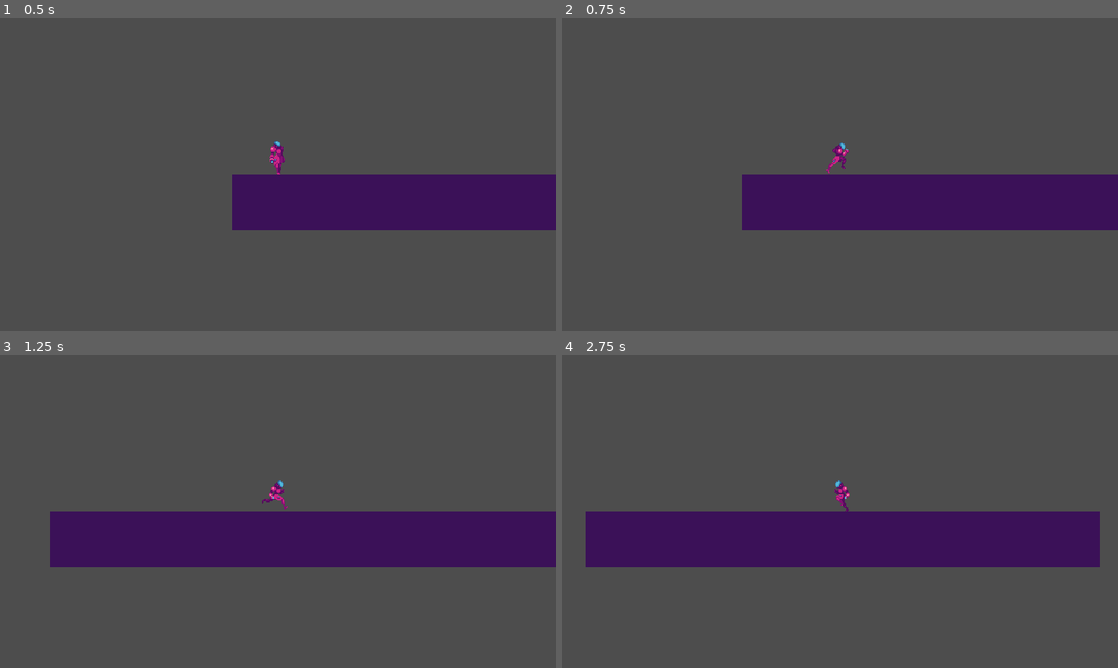
Above: before the commit, frames 1-4 (two rows, left to right).
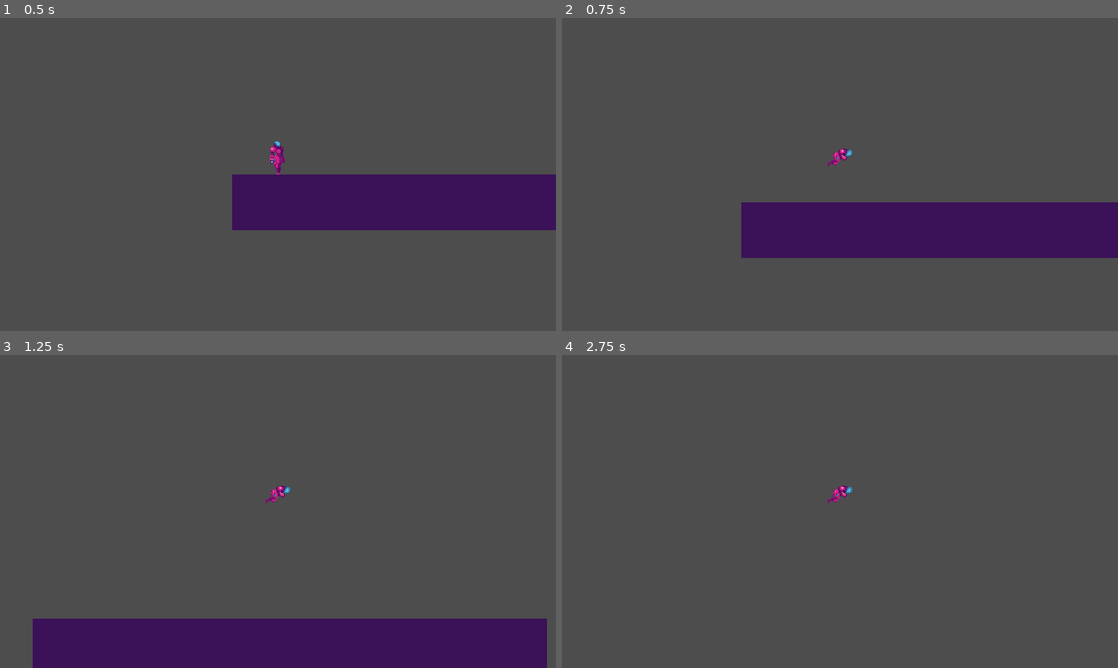
Above: after the commit, the same moments.

Repository: rapidvectors/godot-tutorial-2d-chronobot
Game: Godot game, scene res://levels/level.tscn
Same seed, same stepped clock (60 frames per second), same inputs: the game is played once before the commit and once after it.
Inputs:
- Up to frame 1 (0.5 s): no input
- Up to frame 2 (0.75 s): hold D (move_right) from 0.53 s (still down); tap Space (jump, bound only after the commit) at 0.6 s
- Up to frame 3 (1.25 s): keep holding D (move_right); tap Space (jump, bound only after the commit) at 0.77, 1.07 s
- Up to frame 4 (2.75 s): tap Space (jump, bound only after the commit) at 1.35, 1.52, 1.82, 2.1 s; release D (move_right) at 2.03 s; hold A (move_left) from 2.03 s (still down)

Frame 1 is identical in both runs. In frame 2, 12% of the frame differs, in the area x 32-100%, y 39-77%; in frame 3, 31%, in the area x 5-100%, y 40-100%; in frame 4, 17%.

Commit message:
Created the player jump state and animations

Diff:
--- a/Chronobot/player/player.gd
+++ b/Chronobot/player/player.gd
@@ -4,8 +4,10 @@
 
 const GRAVITY = 1000
 const SPEED = 300
+const JUMP = -300
+const JUMP_HORIZONTAL = 100
 
-enum State { Idle, Run }
+enum State { Idle, Run, Jump }
 
 var current_state
 
@@ -17,10 +19,13 @@
 	player_falling(delta)
 	player_idle(delta)
 	player_run(delta)
+	player_jump(delta)
 
 	move_and_slide()
 
 	player_animations()
+
+	print("State: ", State.keys()[current_state])
 
 
 func player_falling(delta):
@@ -34,6 +39,9 @@
 
 
 func player_run(delta):
+	if !is_on_floor():
+		return
+
 	var direction = Input.get_axis("move_left", "move_right")
 
 	if direction:
@@ -46,8 +54,20 @@
 		animated_sprite_2d.flip_h = false if direction > 0 else true
 
 
+func player_jump(delta):
+	if Input.is_action_just_pressed("jump"):
+		velocity.y = JUMP
+		current_state = State.Jump
+
+	if !is_on_floor() and current_state == State.Jump:
+		var direction = Input.get_axis("move_left", "move_right")
+		velocity.x += direction * JUMP_HORIZONTAL * delta
+
+
 func player_animations():
 	if current_state == State.Idle:
 		animated_sprite_2d.play("idle")
 	elif  current_state == State.Run:
 		animated_sprite_2d.play("run")
+	elif current_state == State.Jump:
+		animated_sprite_2d.play("jump")
--- a/Chronobot/player/player.tscn
+++ b/Chronobot/player/player.tscn
@@ -1,8 +1,9 @@
-[gd_scene load_steps=20 format=3 uid="uid://bfcmjoltsmsed"]
+[gd_scene load_steps=27 format=3 uid="uid://bfcmjoltsmsed"]
 
 [ext_resource type="Script" path="res://player/player.gd" id="1_wqxfn"]
 [ext_resource type="Texture2D" uid="uid://gnuwn56p7uf0" path="res://player/player-idle.png" id="1_xd272"]
 [ext_resource type="Texture2D" uid="uid://lth80kl62757" path="res://player/player-run.png" id="2_857uo"]
+[ext_resource type="Texture2D" uid="uid://d0cfpvhpomjoi" path="res://player/player-jump.png" id="3_gm186"]
 
 [sub_resource type="AtlasTexture" id="AtlasTexture_ei0ll"]
 atlas = ExtResource("1_xd272")
@@ -19,6 +20,30 @@
 [sub_resource type="AtlasTexture" id="AtlasTexture_auwp0"]
 atlas = ExtResource("1_xd272")
 region = Rect2(240, 0, 80, 80)
+
+[sub_resource type="AtlasTexture" id="AtlasTexture_0kess"]
+atlas = ExtResource("3_gm186")
+region = Rect2(0, 0, 80, 80)
+
+[sub_resource type="AtlasTexture" id="AtlasTexture_aw2nh"]
+atlas = ExtResource("3_gm186")
+region = Rect2(80, 0, 80, 80)
+
+[sub_resource type="AtlasTexture" id="AtlasTexture_unn8h"]
+atlas = ExtResource("3_gm186")
+region = Rect2(160, 0, 80, 80)
+
+[sub_resource type="AtlasTexture" id="AtlasTexture_waawt"]
+atlas = ExtResource("3_gm186")
+region = Rect2(240, 0, 80, 80)
+
+[sub_resource type="AtlasTexture" id="AtlasTexture_ty2c8"]
+atlas = ExtResource("3_gm186")
+region = Rect2(320, 0, 80, 80)
+
+[sub_resource type="AtlasTexture" id="AtlasTexture_hnn7c"]
+atlas = ExtResource("3_gm186")
+region = Rect2(400, 0, 80, 80)
 
 [sub_resource type="AtlasTexture" id="AtlasTexture_ehhpq"]
 atlas = ExtResource("2_857uo")
@@ -86,6 +111,29 @@
 }, {
 "frames": [{
 "duration": 1.0,
+"texture": SubResource("AtlasTexture_0kess")
+}, {
+"duration": 1.0,
+"texture": SubResource("AtlasTexture_aw2nh")
+}, {
+"duration": 1.0,
+"texture": SubResource("AtlasTexture_unn8h")
+}, {
+"duration": 1.0,
+"texture": SubResource("AtlasTexture_waawt")
+}, {
+"duration": 1.0,
+"texture": SubResource("AtlasTexture_ty2c8")
+}, {
+"duration": 1.0,
+"texture": SubResource("AtlasTexture_hnn7c")
+}],
+"loop": true,
+"name": &"jump",
+"speed": 12.0
+}, {
+"frames": [{
+"duration": 1.0,
 "texture": SubResource("AtlasTexture_ehhpq")
 }, {
 "duration": 1.0,
@@ -130,8 +178,10 @@
 [node name="AnimatedSprite2D" type="AnimatedSprite2D" parent="."]
 position = Vector2(0, -24)
 sprite_frames = SubResource("SpriteFrames_il2ct")
-animation = &"idle"
+animation = &"jump"
 autoplay = "idle"
+frame = 4
+frame_progress = 0.712791
 
 [node name="CollisionShape2D" type="CollisionShape2D" parent="."]
 position = Vector2(0, -21)
--- a/Chronobot/project.godot
+++ b/Chronobot/project.godot
@@ -19,8 +19,8 @@
 
 window/size/viewport_width=640
 window/size/viewport_height=360
-window/size/window_width_override=1280
-window/size/window_height_override=720
+window/size/window_width_override=960
+window/size/window_height_override=540
 window/stretch/mode="viewport"
 
 [input]
@@ -37,6 +37,11 @@
 , Object(InputEventKey,"resource_local_to_scene":false,"resource_name":"","device":-1,"window_id":0,"alt_pressed":false,"shift_pressed":false,"ctrl_pressed":false,"meta_pressed":false,"pressed":false,"keycode":0,"physical_keycode":4194321,"key_label":0,"unicode":0,"echo":false,"script":null)
 ]
 }
+jump={
+"deadzone": 0.5,
+"events": [Object(InputEventKey,"resource_local_to_scene":false,"resource_name":"","device":-1,"window_id":0,"alt_pressed":false,"shift_pressed":false,"ctrl_pressed":false,"meta_pressed":false,"pressed":false,"keycode":0,"physical_keycode":32,"key_label":0,"unicode":32,"echo":false,"script":null)
+]
+}
 
 [layer_names]
 
Binary file added: Chronobot/player/player-jump.png
Not shown, added: Chronobot/player/player-jump.png.import
